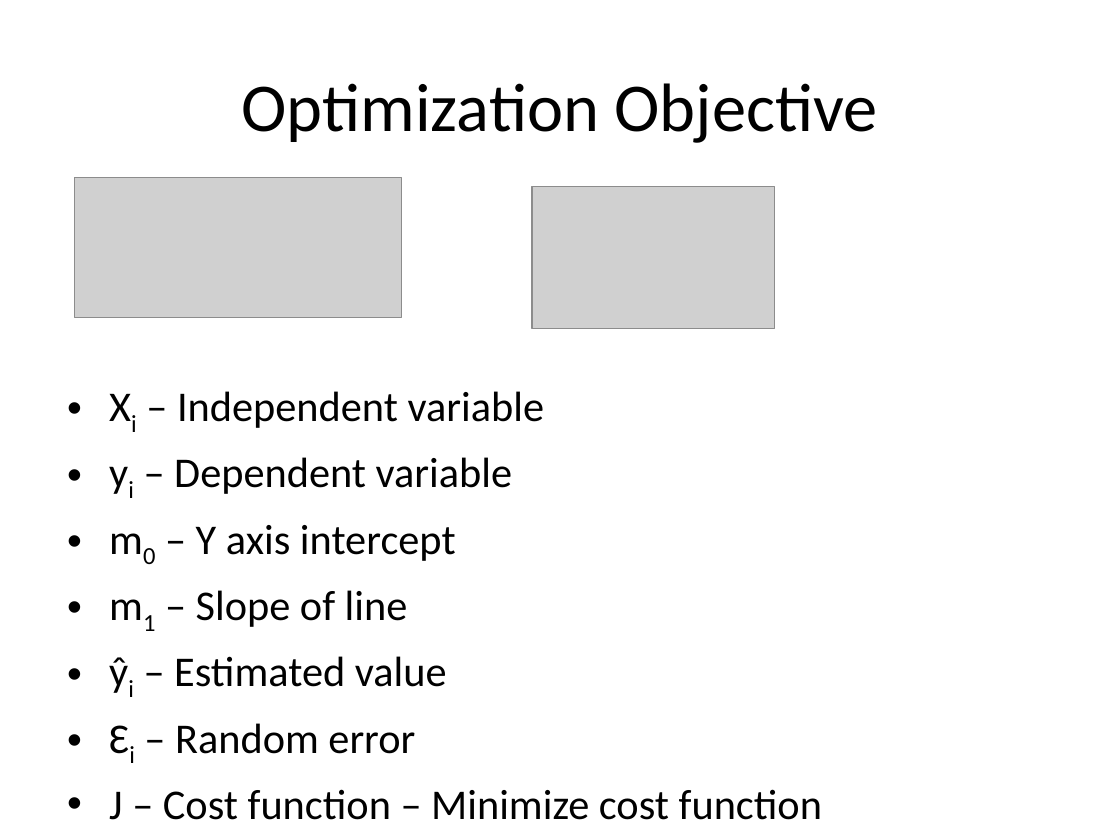
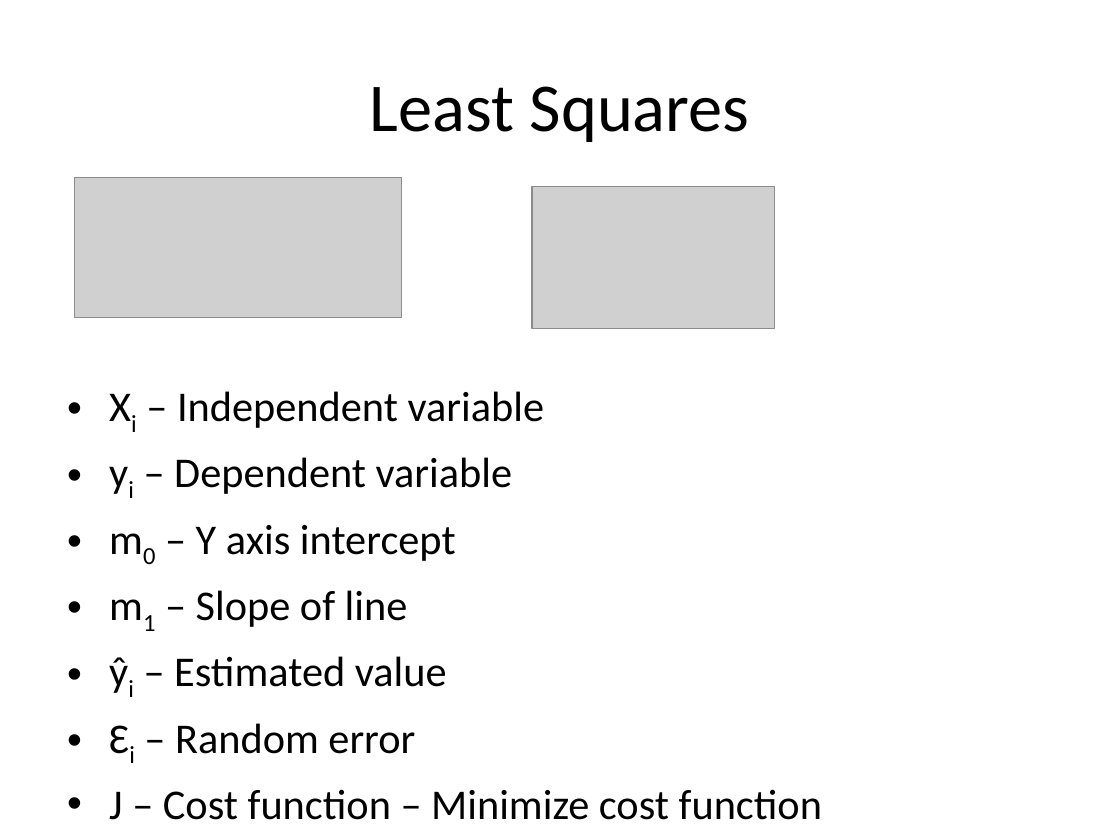
Before and after one commit to look4pritam/ArtificialIntelligence, a slide deck: slide 12 of MachineLearning/LinearRegression/LinearRegression.pptx (slide 13 before the commit). Drawn at 1120x840 pixels with LibreOffice and Linux fonts; fonts in the diff are those of the drawing; grey boxes stand for pictures. Boxes give left, top, right and bottom in pixels: in the first picture for what was removed or moved away, otherwise in the second. Text is boxed around its words. In the diff, an @@ line names an element or a change of style, - is before the commit and + after.

```diff
--- a/MachineLearning/LinearRegression/LinearRegression.pptx
+++ b/MachineLearning/LinearRegression/LinearRegression.pptx
@@ title at [370, 86, 750, 142]: text changed @@
-Optimization Objective
+Least Squares
```
Also in this commit, not shown: 2 other slides changed, 1 slide added.
